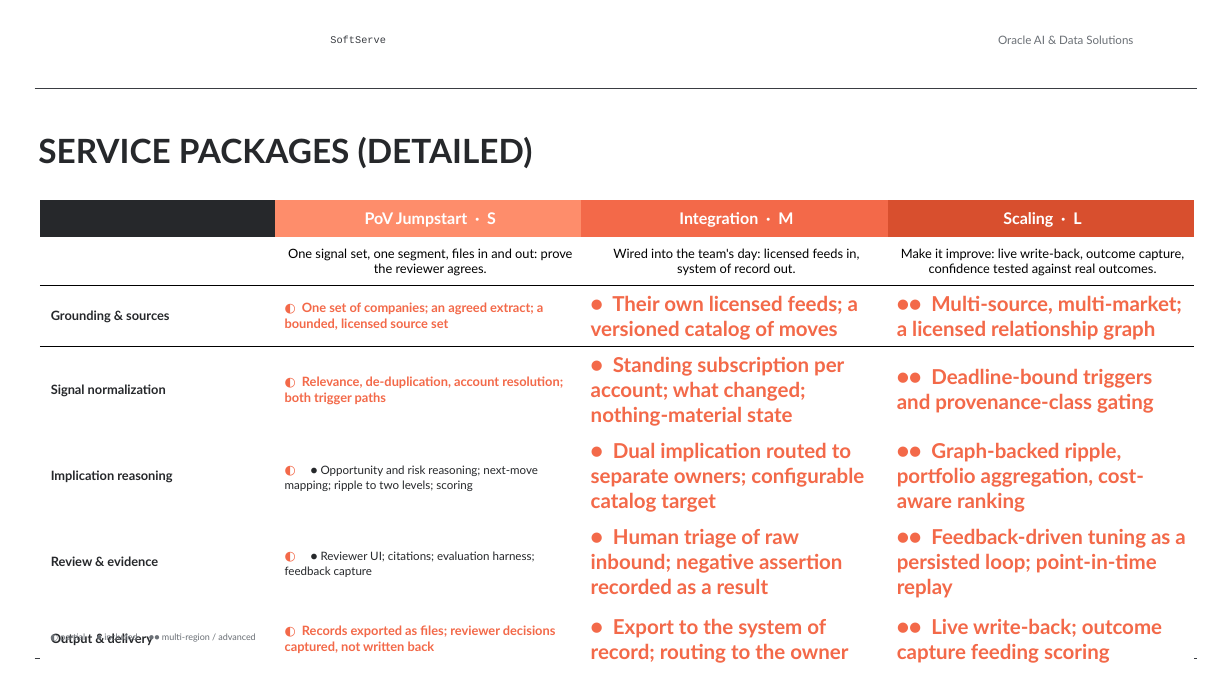
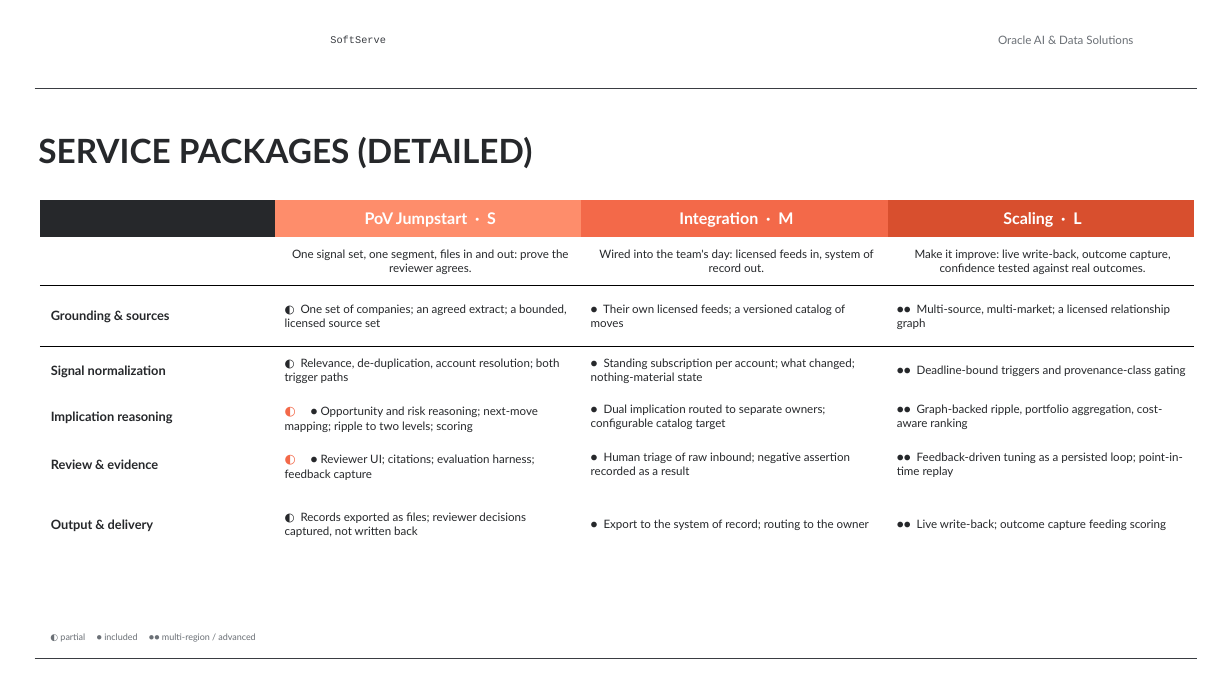
Before and after one commit to alexey-orlov/AO-Personal-OS, a slide deck: slide 10 of outputs/oracle-packs/account-insights/artifacts/account-insights-sales-deck.pptx. Drawn at 1232x693 pixels with LibreOffice and Linux fonts; fonts in the diff are those of the drawing; background and template pictures are left out. Boxes give left, top, right and bottom in pixels: in the first picture for what was removed or moved away, otherwise in the second. Text is boxed around its words. In the diff, an @@ line names an element or a change of style, - is before the commit and + after.

```diff
--- a/outputs/oracle-packs/account-insights/artifacts/account-insights-sales-deck.pptx
+++ b/outputs/oracle-packs/account-insights/artifacts/account-insights-sales-deck.pptx
@@ table at box(40, 201, 1193, 616) @@
@@ size 10 to 9 pt in "One signal set, one segment, files in ...", "Wired into the team's day: licensed feeds ...", "Make it improve: live write-back, outcome capture, ...", "◐ One set of companies; an agreed ..." and 2 more places @@
@@ text colour #000000 to #26282B in "One signal set, one segment, files in ...", "Wired into the team's day: licensed feeds ...", "Make it improve: live write-back, outcome capture, ..." @@
@@ text colour #F36949 to #26282B, bold off in "◐ One set of companies; an agreed ...", "● Their own licensed feeds; a versioned ...", "●● Multi-source, multi-market; a licensed relationship graph", "◐ Relevance, de-duplication, account resolution; both trigge ..." and 9 more places @@
@@ size 16 to 9 pt in "● Their own licensed feeds; a versioned ...", "●● Multi-source, multi-market; a licensed relationship graph", "● Standing subscription per account; what changed; ...", "●● Deadline-bound triggers and provenance-class gating" and 6 more places @@
```
Also in this commit, not shown: 2 other slides changed, 1 other file.
